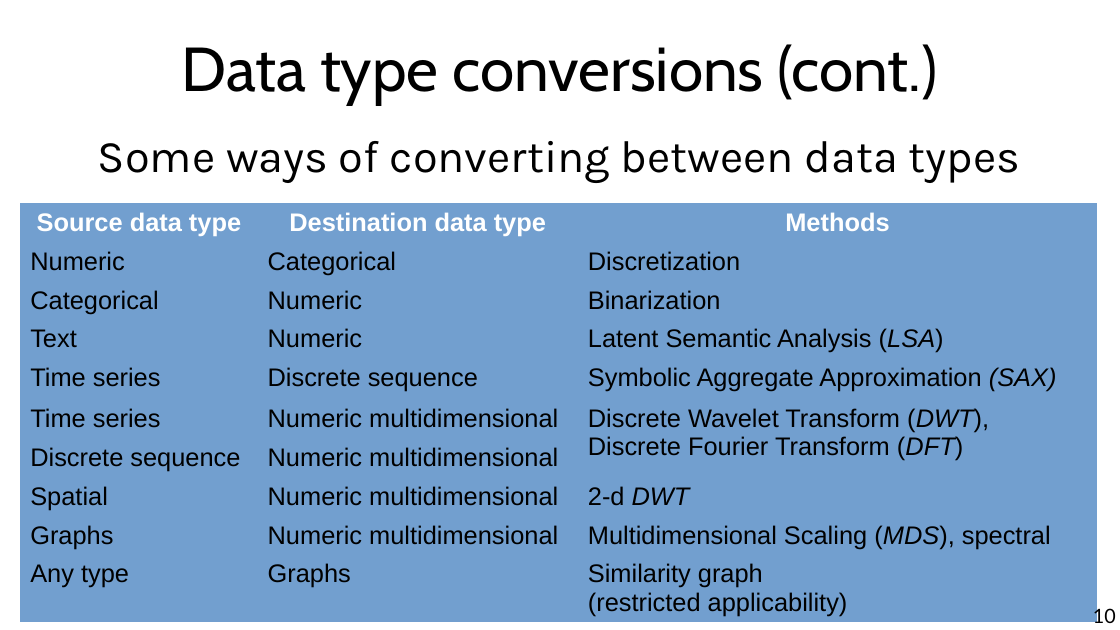
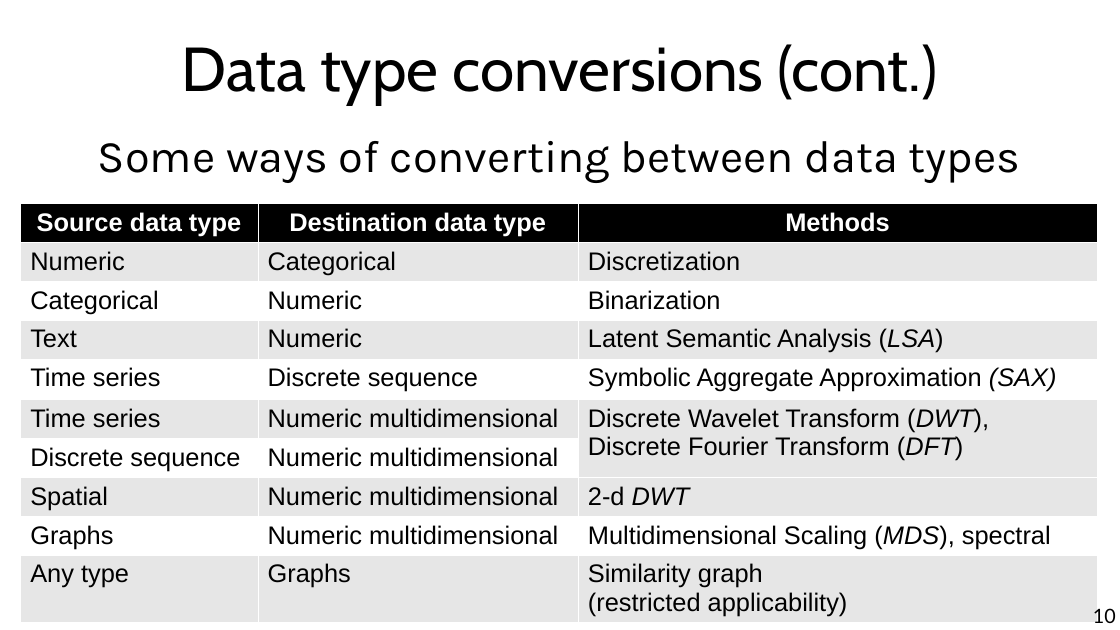
Before and after one commit to chatox/data-mining-course, a slide deck: slide 10 of theory/odp/tt03_data_types.odp. Drawn at 1120x630 pixels with LibreOffice and Linux fonts; fonts in the diff are those of the drawing. Boxes give left, top, right and bottom in pixels: in the first picture for what was removed or moved away, otherwise in the second. Text is boxed around its words. In the diff, an @@ line names an element or a change of style, - is before the commit and + after.

```diff
--- a/theory/odp/tt03_data_types.odp
+++ b/theory/odp/tt03_data_types.odp
@@ table at (20, 203, 1098, 622) @@
@@ fill #729FCF to #000000 in row 1 @@
@@ fill #729FCF to #E6E6E6 in 15 cells @@
@@ fill #729FCF to #FFFFFF in 11 cells @@
@@ borders changed @@
```
Also in this commit, not shown: 3 other slides changed, 10 other files.
